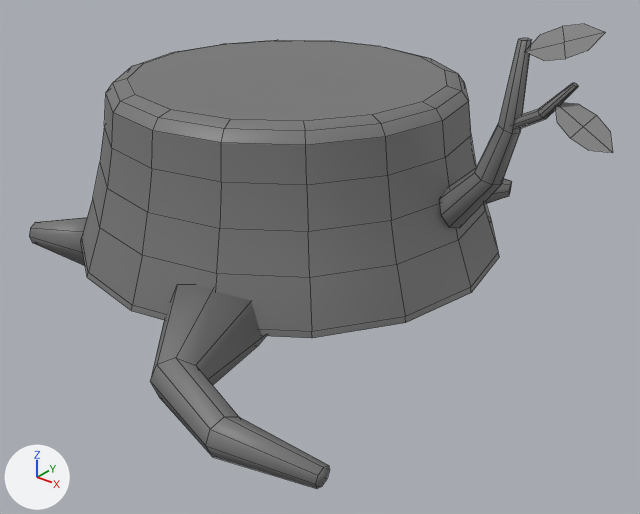
What one commit did to the FBX model Jam_Slammers/Assets/StaticAssets/Models/Environment/treeStump.fbx.
Camera for both pictures: a camera (50 mm lens) standing at (-7.7, -6.16, 3.66) and looking at (-12.26, -0.46, 0.12). Every picture has the same lights, and +X, +Y and +Z are marked at lower left. Mesh edges are drawn as thin lines.

Names of what the first picture shows: 'treeStump'.
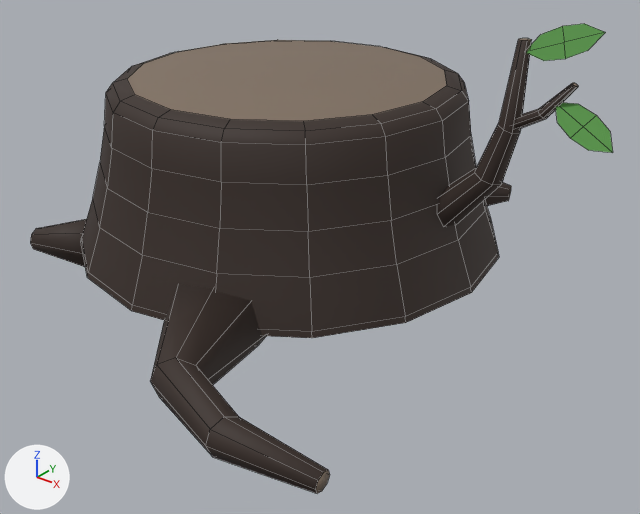
Where the change shows, as pixel boxes (x1, y1, x2, y2) in the pictures (640 x 514 px; the box of a moved part takes in the faces that stretch with it):
'treeStump', reshaped: before (29, 24, 613, 489); after (30, 24, 613, 493)
part 1 of me_cylinder_005, moved or reshaped: before (29, 218, 87, 266); after (30, 219, 87, 267)
part 2 of me_cylinder_005, moved or reshaped: before (485, 179, 512, 204); after (485, 182, 511, 206)
part 3 of me_cylinder_005, moved or reshaped: before (206, 417, 330, 489); after (206, 417, 330, 493)
part 4 of me_cylinder_005, moved or reshaped: before (440, 167, 501, 228); after (438, 167, 501, 226)
part 5 of me_cylinder_005, moved or reshaped: before (151, 285, 213, 378); after (151, 284, 213, 378)
part 6 of me_cylinder_005, recoloured: (81, 24, 613, 457) in both

The change, as a list of edits to the scene's bpy script:
```text
Add img_treestump_bc_png:
    img_treestump_bc_png = load_image('treeStump_BC.png', '../../Textures/treeStump_BC.png', 512, 512, 'sRGB')
Add mat_treestump_mat:
    mat_treestump_mat = principled_material('treeStump_mat')
    mat_treestump_mat.texture = img_treestump_bc_png
    mat_treestump_mat.roughness = 0.7
Change me_cylinder_005:
    where me_cylinder_005.from_pydata(...)  # 274 vertices, 219 faces; spans x -2.17..3.15, y -2.94..2.67, z -0.43..2.37
    used by ob_treestump; location = (-13.0, 0.0, 0.0)
    before: 128 (-2.13, -1.5, 0.04) at pixel (35, 222), 147 (-2.11, -1.58, 0.01) at pixel (30, 228), 149 (-2.1, -1.61, -0.07) at pixel (29, 236), 151 (-2.11, -1.58, -0.16) at pixel (32, 242), 153 (-2.14, -1.5, -0.19)
    before: 155 (-2.16, -1.43, -0.16), 157 (-2.17, -1.39, -0.07), 159 (-2.15, -1.42, 0.01) at pixel (40, 222)
    before: 161 (1.09, 2.58, 0.03) at pixel (511, 181), 162 (1.11, 2.52, 0.0) at pixel (510, 185), 164 (1.11, 2.5, -0.06) at pixel (508, 191), 166 (1.1, 2.52, -0.13) at pixel (508, 196), 168 (1.08, 2.58, -0.15) at pixel (509, 196)
    before: 170 (1.06, 2.64, -0.13) at pixel (510, 192), 172 (1.05, 2.67, -0.06) at pixel (511, 186), 174 (1.07, 2.65, 0.0) at pixel (511, 181)
    before: 184 (2.53, -2.66, 0.02) at pixel (323, 467), 185 (2.52, -2.6, 0.0) at pixel (328, 465), 186 (2.52, -2.58, -0.06) at pixel (329, 469), 187 (2.51, -2.6, -0.12) at pixel (327, 478), 188 (2.51, -2.66, -0.14) at pixel (321, 486)
    before: 189 (2.52, -2.72, -0.12) at pixel (317, 488), 190 (2.53, -2.74, -0.06) at pixel (315, 484), 191 (2.53, -2.72, 0.0) at pixel (318, 475)
    me_cylinder_005 part 1
    add for i in [128, 147, 149, 151, 153, 155, 157, 159]: me_cylinder_005.vertices[i].co += Vector((0.0, 0.0, -0.07))
    me_cylinder_005 part 2
    add for i in [161, 162, 164, 166, 168, 170, 172, 174]: me_cylinder_005.vertices[i].co += Vector((0.0, 0.0, -0.05))
    me_cylinder_005 part 3
    add for i in [*range(184, 192)]: me_cylinder_005.vertices[i].co += Vector((0.0, 0.0, -0.04))
    me_cylinder_005 part 4
    me_cylinder_005.vertices[200].co: (1.81, 0.18, 0.73) -> (1.78, 0.18, 0.72)
    me_cylinder_005.vertices[202].co: (1.87, 0.13, 0.62) -> (1.82, 0.13, 0.61)
    me_cylinder_005.vertices[204].co: (1.89, 0.0, 0.57) -> (1.83, 0.0, 0.56)  # pixel (459, 228) -> not seen
    me_cylinder_005.vertices[206].co: (1.87, -0.13, 0.62) -> (1.82, -0.13, 0.61)  # pixel (449, 227) -> pixel (443, 226)
    me_cylinder_005.vertices[208].co: (1.81, -0.18, 0.73) -> (1.78, -0.18, 0.72)  # pixel (441, 215) -> pixel (437, 214)
    me_cylinder_005.vertices[210].co: (1.76, -0.13, 0.84) -> (1.73, -0.13, 0.84)  # pixel (439, 199) -> not seen
    me_cylinder_005.vertices[212].co: (1.73, 0.0, 0.88) -> (1.72, 0.0, 0.89)
    me_cylinder_005.vertices[214].co: (1.76, 0.13, 0.84) -> (1.73, 0.13, 0.84)
    me_cylinder_005 part 5
    me_cylinder_005.vertices[144].co: (0.41, -1.89, 0.31) -> (0.37, -1.84, 0.31)  # pixel (177, 284) -> not seen
    me_cylinder_005 part 6: 219 faces spanning x -2.17..3.15, y -2.94..2.67, z -0.43..2.37 switch from mat_bbq (grey #777777) to mat_treestump_mat (picture img_treestump_bc_png)
```
